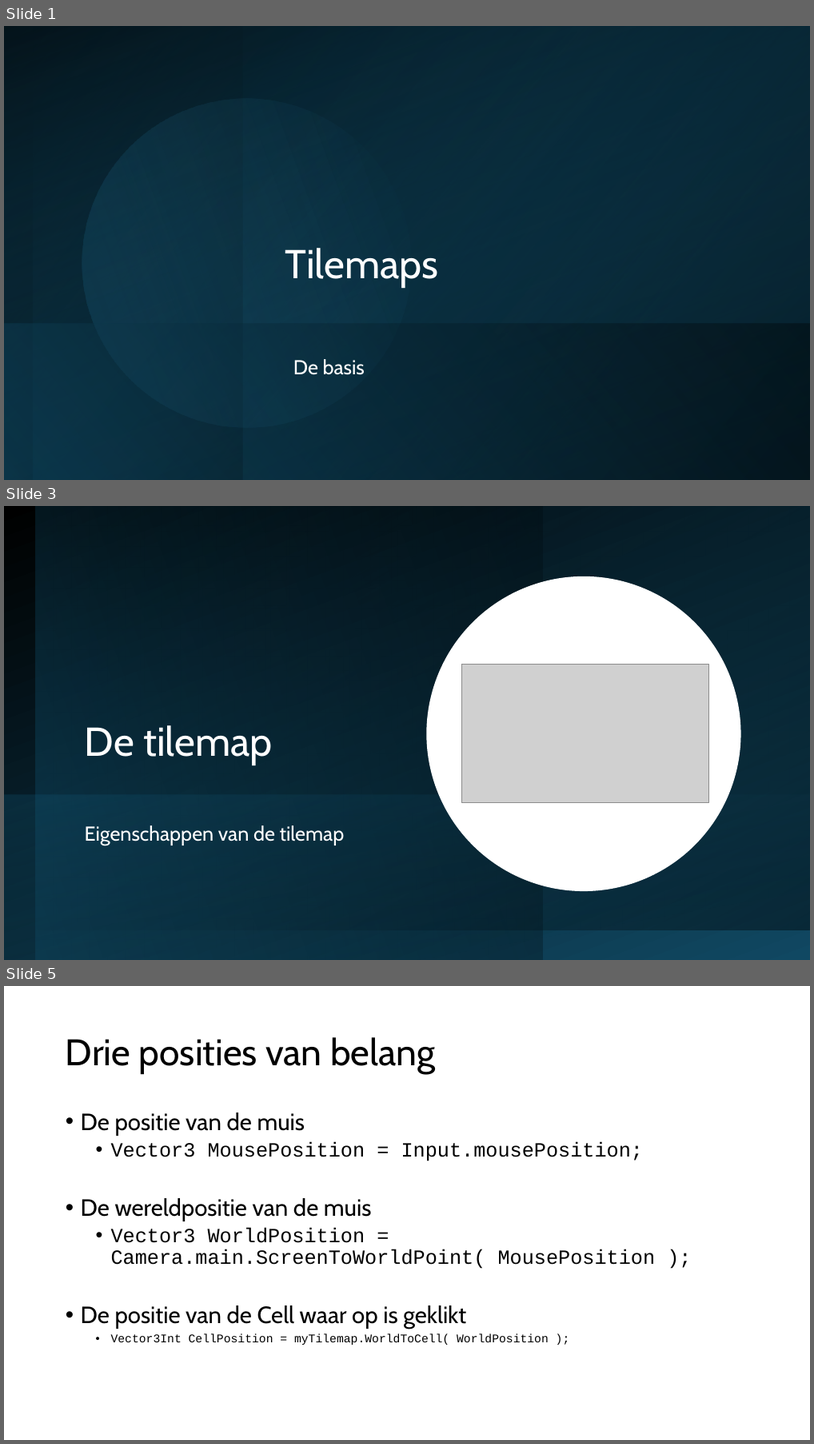
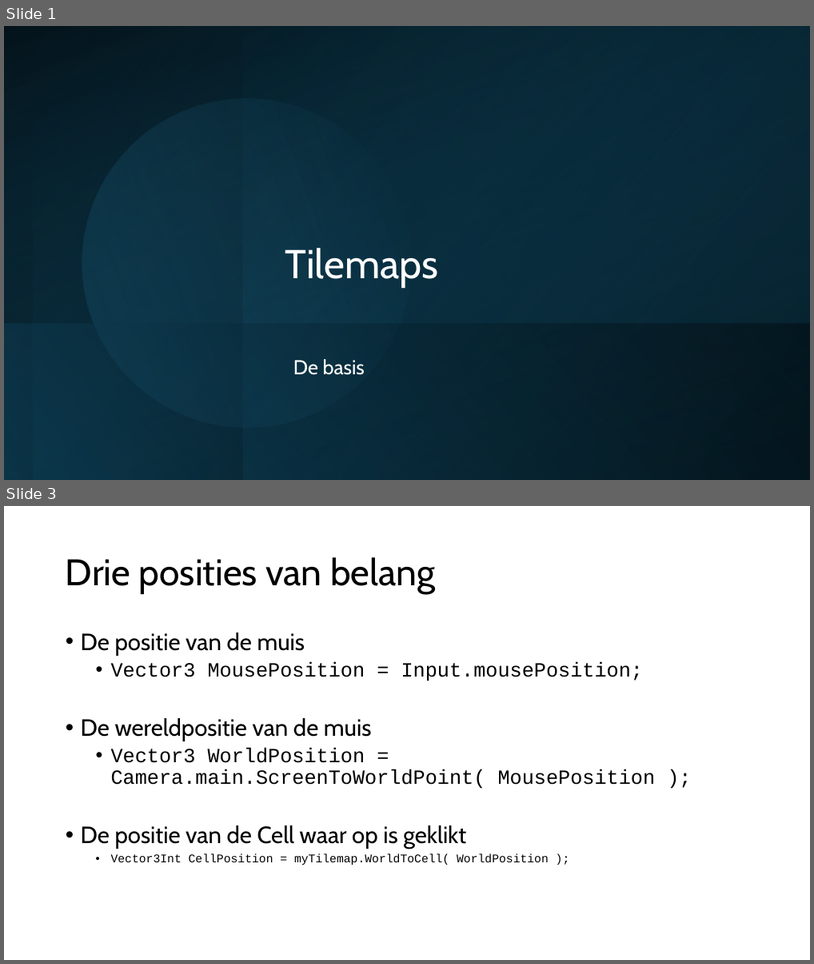
Before and after one commit to djsjollema/lessen-gamedevelopment, a slide deck: M4/GDV_2D_Gym/les3/gdv-2d-gym-les2.pptx. Shown one above the other, each under a label of ours: slides 1, 3 and 5 before the commit, slides 1 and 3 after it; the slides between them are not shown. The pictures are 814x1444 and 814x964 pixels, drawn with LibreOffice and Linux fonts; fonts in the diff are those of the drawing; grey boxes stand for pictures. Boxes give left, top, right and bottom in pixels: in the first picture for what was removed or moved away, otherwise in the second. Text is boxed around its words. In the diff, an @@ line names an element or a change of style, - is before the commit and + after.

```diff
--- a/M4/GDV_2D_Gym/les3/gdv-2d-gym-les2.pptx
+++ b/M4/GDV_2D_Gym/les3/gdv-2d-gym-les2.pptx
@@ slide 3 removed at [4, 506, 810, 960], background #FFFFFF @@
@@ rectangle removed at [4, 506, 810, 960] @@
@@ rectangle removed at [36, 506, 543, 960] @@
@@ rectangle removed at [36, 506, 810, 930] @@
@@ ellipse removed at [427, 576, 742, 891] @@
@@ picture removed at [462, 664, 710, 803] @@
@@ title removed at [85, 725, 273, 764] @@
-De tilemap
@@ rectangle removed at [4, 794, 810, 960] @@
@@ text removed at [85, 825, 345, 845] @@
-Eigenschappen van de tilemap
@@ what was slide 5 is now slide 3 @@
```
Also in this commit, not shown: 1 slide changed, 2 slides added, 3 other slides removed.
